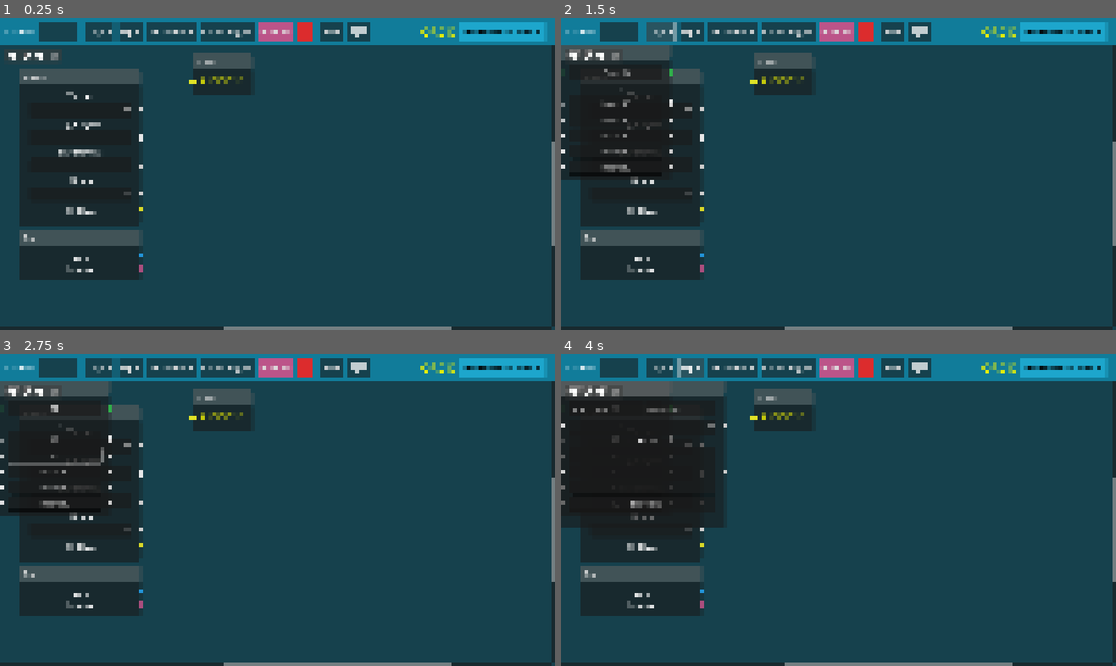
Above: before the commit, frames 1-4 (two rows, left to right).
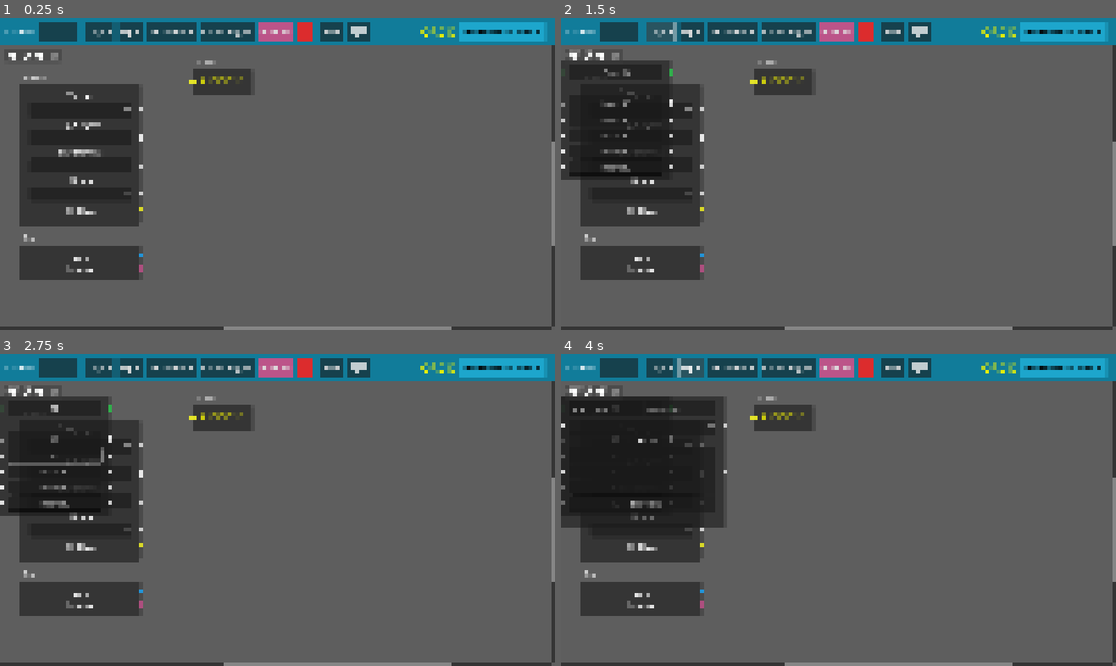
Above: after the commit, the same moments.

Repository: sciple/metadata-app
Game: Godot game, scene res://main.tscn
The game is run twice, just before and just after one commit, with the same random seed, the same clock (stepped at 60 frames per second) and the same inputs.
Inputs (mouse positions are in pixels of both pictures, inside the frame that each line leads up to):
- Up to frame 1 (0.25 s): no input
- Up to frame 2 (1.5 s): click (616, 30) at 0.52 s; type "12" at 0.6 s; click "Cage +" at 1.25 s
- Up to frame 3 (2.75 s): click (55, 407) at 2.02 s; type "12" at 2.1 s; click (55, 438) at 2.25 s; type "12" at 2.33 s; click (55, 453) at 2.48 s; type "12" at 2.57 s
- Up to frame 4 (4 s): click (616, 472) at 2.77 s; type "12" at 2.85 s; click (616, 488) at 3 s; type "12" at 3.08 s; click (616, 503) at 3.23 s; type "12" at 3.32 s; click "Exp +" at 3.5 s

The runs differ from the first frame. In frame 1, 86% of the frame differs, in the area x 0-100%, y 8-100%; in frame 2, 81%; in frame 3, 81%; in frame 4, 77%.

Commit message:
new to-do features

Diff:
--- a/main.tscn
+++ b/main.tscn
@@ -25,6 +25,9 @@
 corner_radius_top_right = 3
 corner_radius_bottom_right = 3
 corner_radius_bottom_left = 3
+
+[sub_resource type="StyleBoxFlat" id="StyleBoxFlat_7agy6"]
+bg_color = Color(0.370364, 0.370365, 0.370364, 1)
 
 [sub_resource type="StyleBoxFlat" id="StyleBoxFlat_nf0vp"]
 bg_color = Color(0.114075, 0.649625, 0.80176, 1)
@@ -118,6 +121,7 @@
 offset_top = 54.0
 grow_horizontal = 2
 grow_vertical = 2
+theme_override_styles/panel = SubResource("StyleBoxFlat_7agy6")
 show_grid = false
 right_disconnects = true
 connection_lines_thickness = 0.5
Not shown: 1 places in main.tscn that only renumber resources
Not shown, changed: README.md
